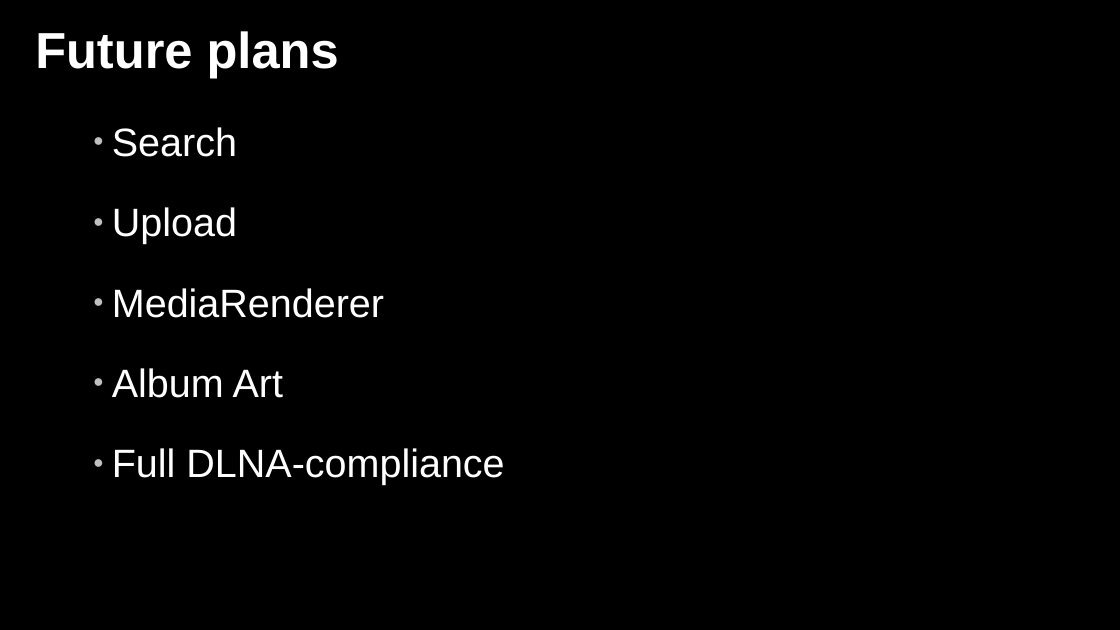
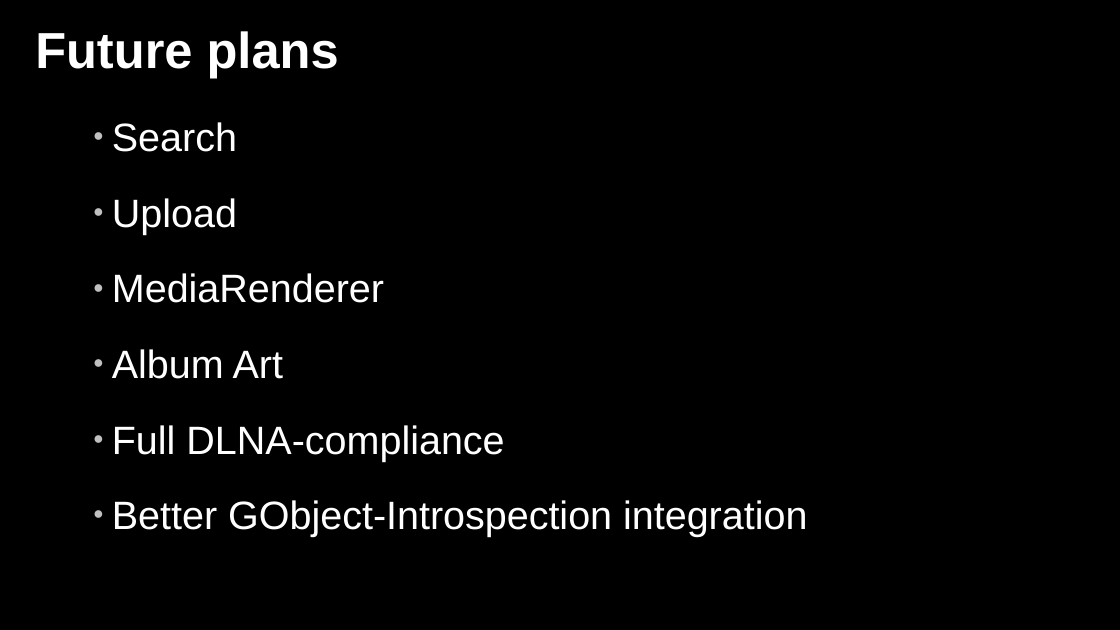
Before and after one commit to zeenix/rygel-presentation-2009, a slide deck: slide 9 of slides.odp. Drawn at 1120x630 pixels with LibreOffice and Linux fonts; fonts in the diff are those of the drawing; background and template pictures are left out. Boxes give left, top, right and bottom in pixels: in the first picture for what was removed or moved away, otherwise in the second. Text is boxed around its words. In the diff, an @@ line names an element or a change of style, - is before the commit and + after.

Commit message:
Add "Better GObject-Introspection integration"
Add "Better GObject-Introspection integration" to future slide.

```diff
--- a/slides.odp
+++ b/slides.odp
@@ text at (112, 122, 504, 461): line spacing 1.5 to 1.4 @@
@@ text at (112, 500, 807, 537): paragraph added @@
+● Better GObject-Introspection integration
```
